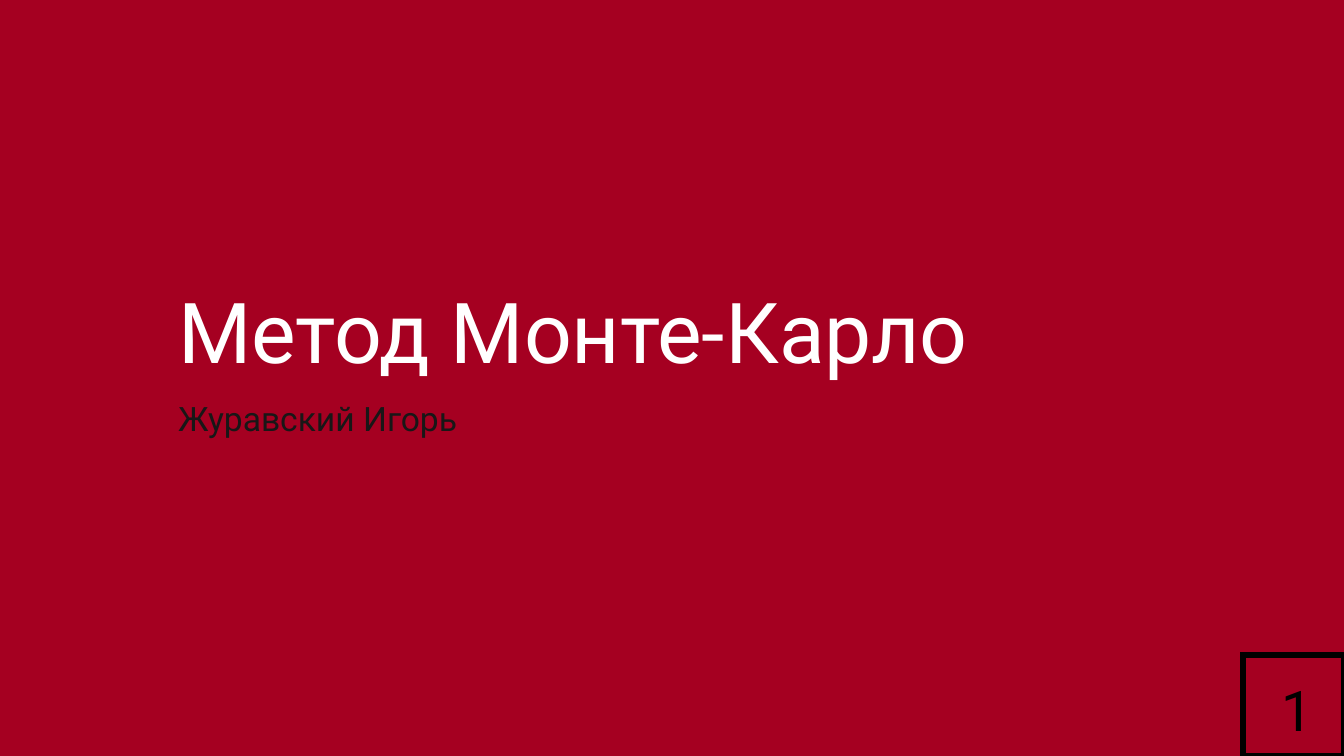
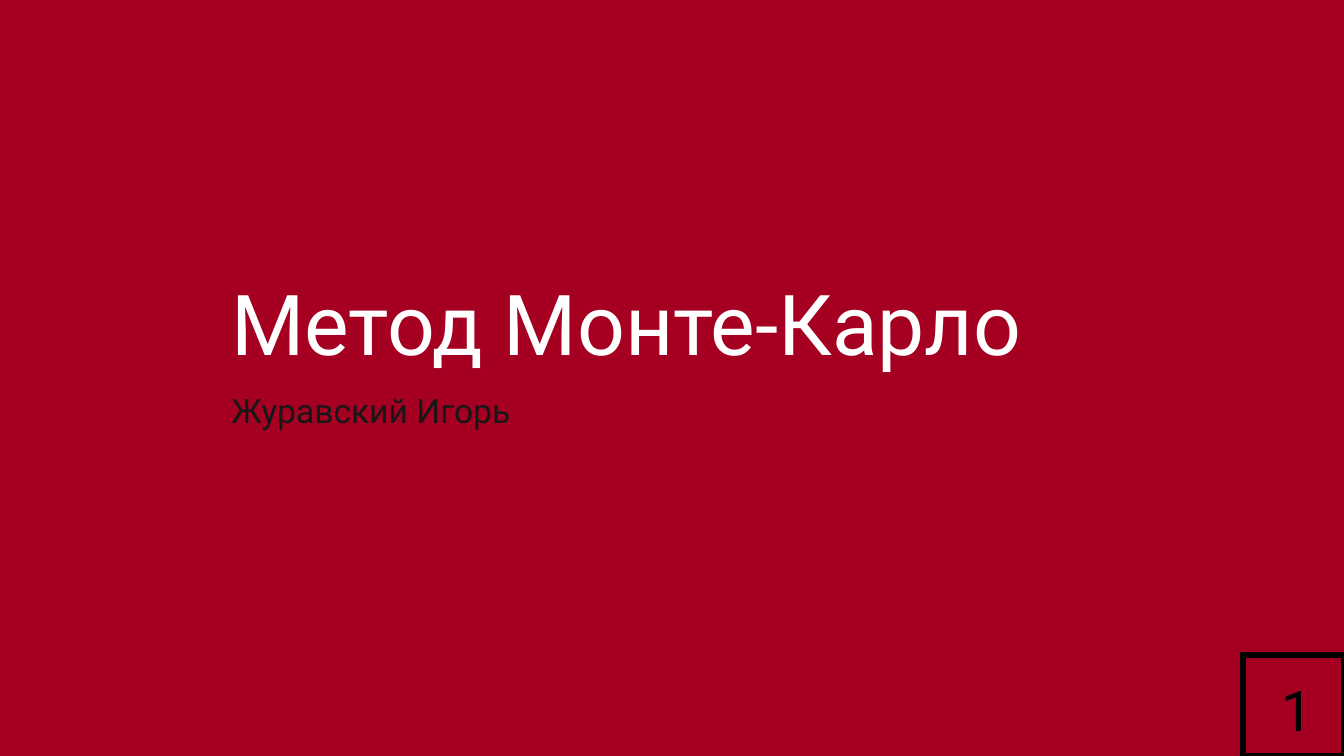
Before and after one commit to buljad/Computer-modelling, a slide deck: slide 1 of presentation.pptx. Drawn at 1344x756 pixels with LibreOffice and Linux fonts; fonts in the diff are those of the drawing. Boxes give left, top, right and bottom in pixels: in the first picture for what was removed or moved away, otherwise in the second. Text is boxed around its words. In the diff, an @@ line names an element or a change of style, - is before the commit and + after.

```diff
--- a/presentation.pptx
+++ b/presentation.pptx
@@ title "Метод Монте-Карло": place and size @@
-title "Метод Монте-Карло" at box(178, 303, 968, 380)
+title "Метод Монте-Карло" at box(231, 295, 1021, 372)
@@ subtitle "Журавский Игорь": place and size @@
-subtitle "Журавский Игорь" at box(178, 407, 457, 438)
+subtitle "Журавский Игорь" at box(231, 399, 510, 430)
```
Also in this commit, not shown: 1 other slide changed, 1 other file.
